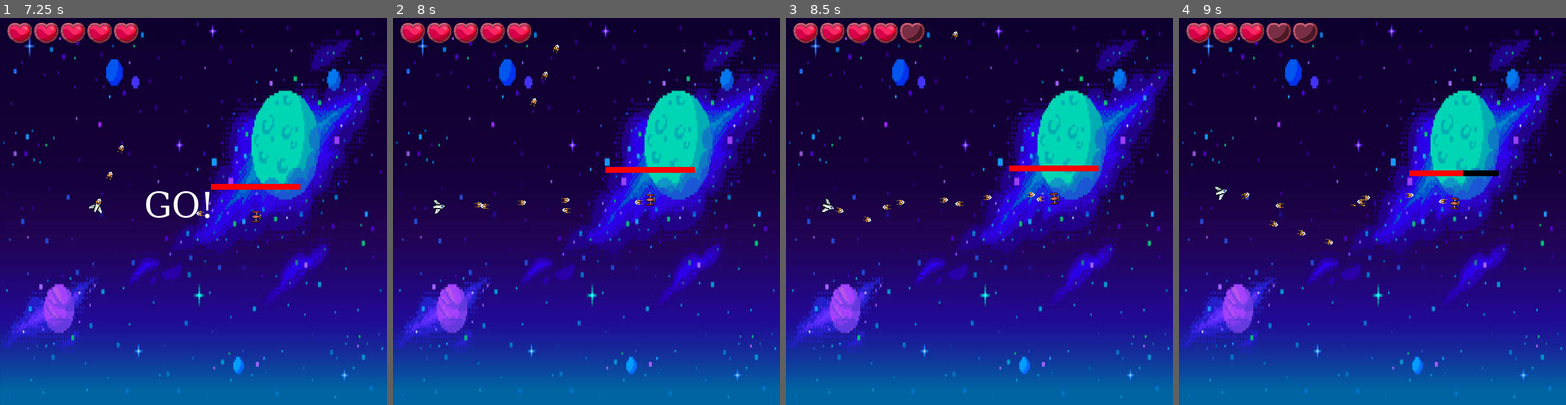
Above: before the commit, frames 1-4 (left to right).
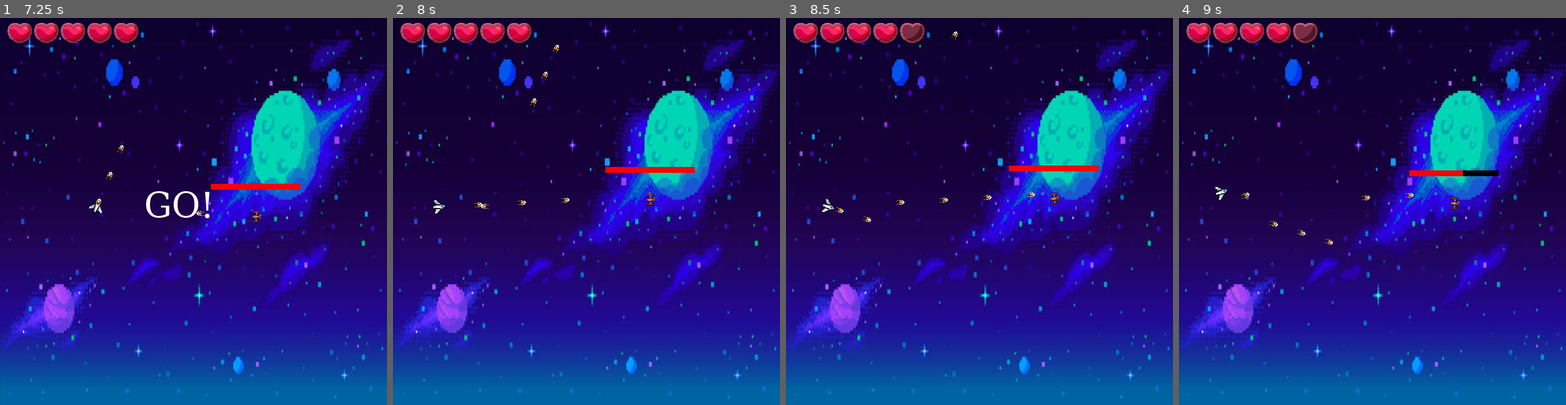
Above: after the commit, the same moments.

Repository: ChevalMonsieur/sae_projet_innov
Game: Godot game, scene res://scenes/main_menu.tscn
Two runs of this game, one before a commit and one after it. Both use one fixed random seed, a clock stepped at 60 frames per second and the inputs below.
Inputs (mouse positions are in pixels of both pictures, inside the frame that each line leads up to):
- Up to frame 1 (7.25 s): click "Play" at 0.5 s; tap Enter at 1.25, 2.75, 4.25 s; move the mouse to (278, 192) at 1.27 s; hold Right 1.28-2.03 s; hold R 1.28-2.03 s; tap Space at 2, 3.5, 5 s; move the mouse to (116, 230) at 2.02 s; hold Down 2.03-2.78 s; tap Z at 2.1, 6.6 s; move the mouse to (232, 126) at 2.77 s; hold Right 2.78-3.53 s; hold Q 2.78-3.53 s; move the mouse to (174, 288) at 3.52 s; hold Up 3.53-4.28 s; tap R at 3.6 s; move the mouse to (309, 269) at 4.27 s; hold Z 4.28-5.03 s; hold Left 4.28-5.78 s; move the mouse to (77, 153) at 5.02 s; tap Q at 5.1 s; move the mouse to (212, 211) at 5.77 s; hold Down 5.78-6.53 s; hold R 5.78-6.53 s; move the mouse to (135, 114) at 6.52 s; hold Right from 6.53 s (still down)
- Up to frame 2 (8 s): move the mouse to (671, 192) at 7.27 s; release Right at 7.28 s; hold Up from 7.28 s (still down); hold Q from 7.28 s (still down)
- Up to frame 3 (8.5 s): move the mouse to (902, 230) at 8.02 s; release Up at 8.03 s; release Q at 8.03 s; hold Right from 8.03 s (still down); tap R at 8.1 s
- Up to frame 4 (9 s): move the mouse to (1411, 126) at 8.77 s; release Right at 8.78 s; hold Down from 8.78 s (still down); hold Z from 8.78 s (still down)

Frame 1 is identical in both runs. In frame 2, less than 0.1% of the frame differs, in the area x 43-65%, y 47-51%; in frame 3, less than 0.1%; in frame 4, 0.2%, in the area x 22-70%, y 1-50%.

Commit message:
missile fonctionnel

Diff:
--- a/projet_godot/scenes/actual_game.tscn
+++ b/projet_godot/scenes/actual_game.tscn
@@ -86,7 +86,7 @@
 [node name="camera" type="Camera2D" parent="."]
 offset = Vector2(400, 400)
 
-[node name="ui" type="Control" parent="." node_paths=PackedStringArray("heart_container", "boss_health_bar", "death_container", "death_count_label")]
+[node name="ui" type="Control" parent="." node_paths=PackedStringArray("heart_container", "boss_health_bar", "debug", "death_container", "death_count_label")]
 layout_mode = 3
 anchors_preset = 0
 offset_right = 40.0
@@ -95,6 +95,7 @@
 heart_container = NodePath("heart_container")
 heart_scene = ExtResource("5_jrg31")
 boss_health_bar = NodePath("../boss/bossLifeBar")
+debug = NodePath("debug")
 death_container = NodePath("death_container")
 skull_scene = ExtResource("6_uniid")
 death_count_label = NodePath("death_count")
@@ -118,6 +119,13 @@
 [node name="death_container" type="HBoxContainer" parent="ui"]
 layout_mode = 2
 offset_bottom = 40.0
+
+[node name="debug" type="Label" parent="ui"]
+layout_mode = 0
+offset_left = 506.0
+offset_top = 673.0
+offset_right = 801.0
+offset_bottom = 799.0
 
 [node name="player" parent="." instance=ExtResource("2_5lm4u")]
 position = Vector2(200, 400)
--- a/projet_godot/scenes/boss.tscn
+++ b/projet_godot/scenes/boss.tscn
@@ -12,7 +12,6 @@
 [ext_resource type="Texture2D" uid="uid://byp67nhto8ejt" path="res://sprites/boss/Kla'ed/Destruction/PNGs/boss_4_destruction.png" id="9_smy5x"]
 [ext_resource type="Texture2D" uid="uid://ddmntw1hv6ufj" path="res://sprites/boss/Kla'ed/Base/PNGs/boss_5.png" id="10_a4wa0"]
 [ext_resource type="Texture2D" uid="uid://cb6mqjjisltvn" path="res://sprites/boss/Kla'ed/Destruction/PNGs/boss_5_destruction.png" id="11_j4giv"]
-[ext_resource type="PackedScene" uid="uid://l7vykl8fsem5" path="res://scenes/prefabs/lance_missile.tscn" id="13_kybio"]
 
 [sub_resource type="RectangleShape2D" id="RectangleShape2D_upi1x"]
 size = Vector2(14.4, 20)
@@ -496,10 +495,4 @@
 
 [node name="AnimatedSprite2D" type="AnimatedSprite2D" parent="."]
 sprite_frames = SubResource("SpriteFrames_blal3")
-animation = &"boss_1"
-
-[node name="lance_missile" parent="." instance=ExtResource("13_kybio")]
-position = Vector2(-11, -10)
-
-[node name="lance_missile2" parent="." instance=ExtResource("13_kybio")]
-position = Vector2(10, -10)
+animation = &"boss_2"
--- a/projet_godot/scenes/prefabs/lance_missile.tscn
+++ b/projet_godot/scenes/prefabs/lance_missile.tscn
@@ -6,5 +6,5 @@
 [node name="lance_missile" type="Node2D"]
 script = ExtResource("1_nt61m")
 timer_cooldown = 3.0
-speed = 600.0
+rotation_speed = 0.001
 missile_scene = ExtResource("2_1ndh3")
--- a/projet_godot/scripts/boss.gd
+++ b/projet_godot/scripts/boss.gd
@@ -85,12 +85,15 @@
 		GameManager.current_state = GameManager.STATE.DEATH_AI
 
 func new_round() -> void:
+	for child in get_children():
+		if name.contains("lance_missile"):
+			queue_free()
 
 	match GameManager.current_round:
 		1:
 			sprite.play("boss_1")
 			max_shield = 5
-			cooldown_bullet = .5
+			cooldown_bullet = 5
 			shield = max_shield
 			speed = 50
 			find_child("CollisionShape2D").shape.size = Vector2(4.8, 4.4)
@@ -101,6 +104,10 @@
 			shield = max_shield
 			speed = min(GameManager.current_round * 50, 200)
 			find_child("CollisionShape2D").shape.size = Vector2(7.2, 7.8)
+			var lance_missile: PackedScene = load("res://my_scene.tscn")
+			add_child(lance_missile.instantiate())
+			add_child(lance_missile.instantiate())
+
 		3:
 			sprite.play("boss_3")
 			max_shield = GameManager.current_round * 10
--- a/projet_godot/scripts/lance_missile.gd
+++ b/projet_godot/scripts/lance_missile.gd
@@ -12,6 +12,7 @@
 
 func _physics_process(delta: float) -> void:
 	if GameManager.current_state == GameManager.STATE.IN_GAME:
+
 		timer -= delta
 		if timer <= 0:
 			timer += timer_cooldown
@@ -20,6 +21,4 @@
 			missile.creator = get_parent()
 			missile.position = global_position
 			missile.speed = speed
-			print()
-			missile.direction = (GameManager.instance.player.global_position - position).normalized()
 			GameManager.instance.projectiles.add_child(missile)
--- a/projet_godot/scripts/missile.gd
+++ b/projet_godot/scripts/missile.gd
@@ -5,24 +5,36 @@
 
 var creator: Node2D
 var target: Node2D
-var direction: Vector2 = Vector2.ZERO
+
+var current_direction: Vector2 = Vector2.ZERO
+var direction_to_target: Vector2 = Vector2.ZERO
+var delta_direction: float = 0
 
 func _ready() -> void:
 	if creator is Player:
 		target = GameManager.instance.boss
 	else:
 		target = GameManager.instance.player
+	current_direction = (target.position - position).normalized()
 
 func _physics_process(delta: float) -> void:
-	var delta_direction: float = (target.position - position).angle() - direction.angle()
-	print(delta_direction)
-	if delta_direction <= rotation_speed: direction = (target.position - position)
-	else: direction.rotated(rotation_speed * sign(delta_direction))
-	direction = direction.normalized()
+	direction_to_target = (target.position - position).normalized()
+	delta_direction = (current_direction.dot(direction_to_target) * 90 - 90) * -1
 
-	rotation = direction.angle() + PI / 2
+	print("rotation_speed: " + str(rotation_speed))
+	print("delta_direction: " + str(delta_direction))
+	if rotation_speed >= delta_direction:
+		current_direction = direction_to_target
+	else:
+		print("test")
+		if (current_direction.orthogonal().dot(direction_to_target) * 90 - 90) * -1 >= 90:
+			current_direction = current_direction.rotated(rotation_speed)
+		else:
+			current_direction = current_direction.rotated(-rotation_speed)
+
+	rotation = (current_direction.orthogonal()).angle()
 
 	if GameManager.current_state == GameManager.STATE.IN_GAME:
-		position += direction * speed * delta
+		position += current_direction * speed * delta
 	if position.x > get_viewport_rect().size.x or position.x < 0 or position.y > get_viewport_rect().size.y or position.y < 0:
 		queue_free()
--- a/projet_godot/scripts/ui.gd
+++ b/projet_godot/scripts/ui.gd
@@ -8,6 +8,7 @@
 @export var heart_scene : PackedScene
 @export var boss_health_bar: ProgressBar
 
+@export var debug: Label
 
 @export var death_container: HBoxContainer
 @export var skull_scene : PackedScene
Not shown: 1 places in projet_godot/scenes/boss.tscn that only renumber resources
